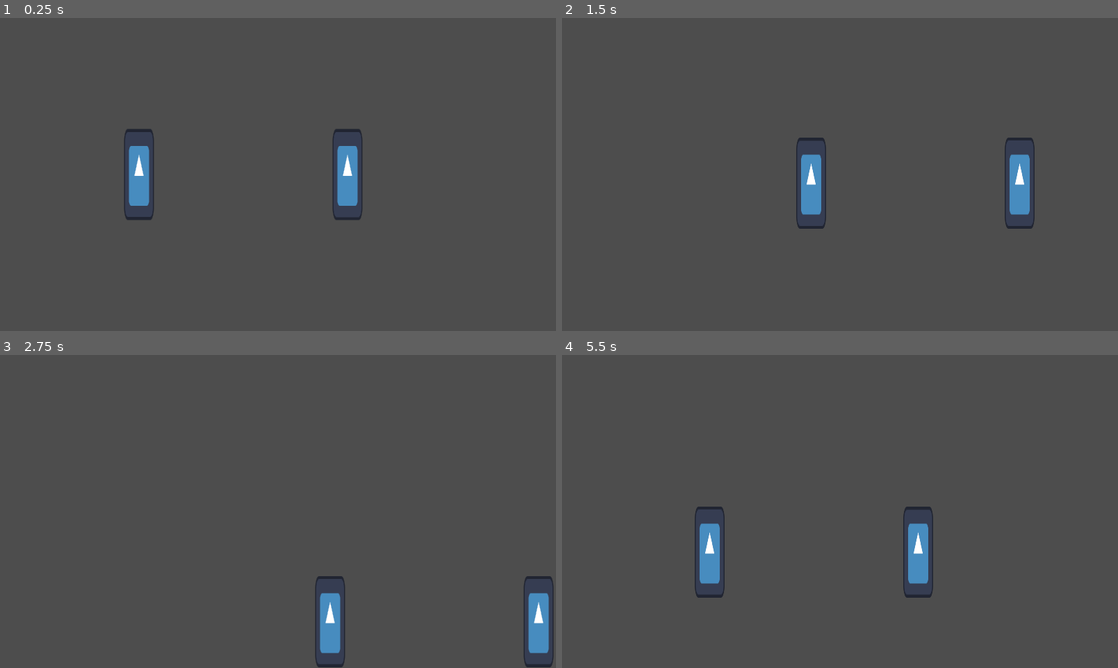
Above: before the commit, frames 1-4 (two rows, left to right).
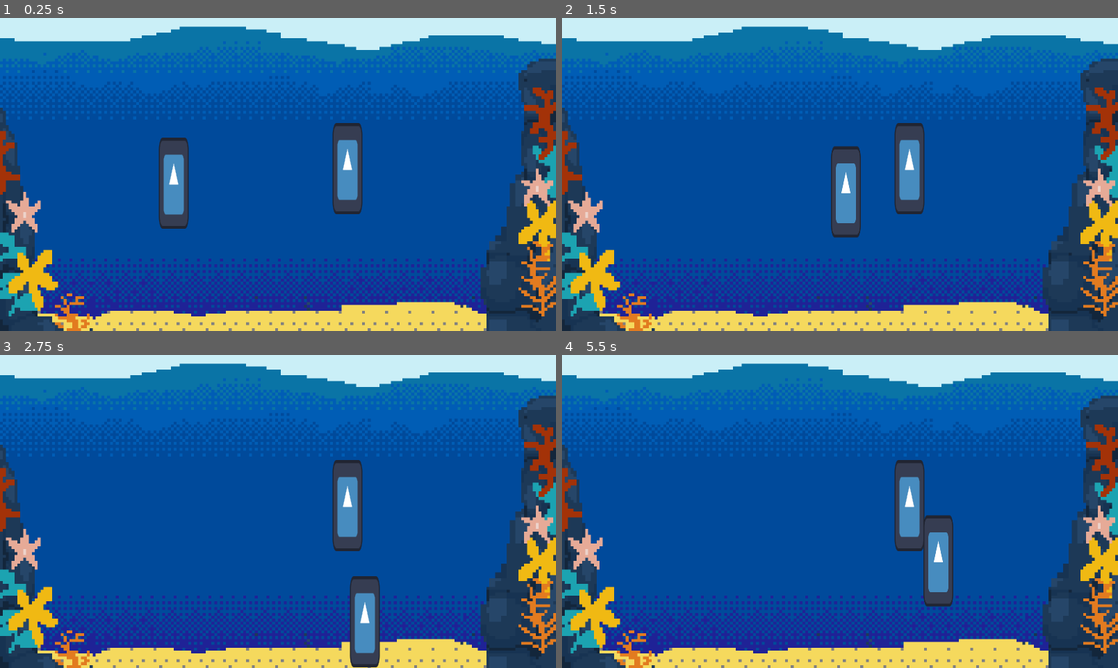
Above: after the commit, the same moments.

Repository: qvorr/fih
Game: Godot game, scene res://FightModeScene.tscn
Two runs of this game, one before a commit and one after it. Both use one fixed random seed, a clock stepped at 60 frames per second and the inputs below. The engine's default icon, where the game draws it, is replaced by a stand-in: a white triangle on a blue panel in a dark square.
Inputs:
- Up to frame 1 (0.25 s): no input
- Up to frame 2 (1.5 s): tap Enter at 0.5 s; hold D (move_right) 0.53-1.28 s; tap I (attack_high) at 0.6 s; hold S (move_down) from 1.28 s (still down); tap M (attack_low) at 1.35 s
- Up to frame 3 (2.75 s): release S (move_down) at 2.03 s; hold D (move_right) from 2.03 s (still down); tap K (attack_mid) at 2.1 s
- Up to frame 4 (5.5 s): release D (move_right) at 2.78 s; hold W (move_up) 2.78-3.53 s; tap one key every 0.75 s from 2.85 s: I (attack_high) M (attack_low) K (attack_mid) I (attack_high); hold A (move_left) 3.53-5.03 s; hold S (move_down) from 5.03 s (still down)

The runs differ from the first frame. In frame 1, 98% of the frame differs, in the area x 0-100%, y 0-100%; in frame 2, 99%; in frame 3, 99%; in frame 4, 99%.

Commit message:
combat turing complete

Diff:
--- a/FightModeScene.tscn
+++ b/FightModeScene.tscn
@@ -1,13 +1,70 @@
 [gd_scene format=3 uid="uid://4pqund3nukl7"]
 
 [ext_resource type="PackedScene" uid="uid://ckudr8chj1kgo" path="res://player.tscn" id="1_rnk63"]
-[ext_resource type="Script" uid="uid://bss4mgihbqfdc" path="res://scripts/HealthAndTakeDamage.gd" id="2_y37ji"]
+[ext_resource type="Texture2D" uid="uid://2v85225wdns5" path="res://assets/scene 2/0-sky.png" id="3_iunqc"]
+[ext_resource type="Texture2D" uid="uid://ctgpggsfb8lnr" path="res://assets/scene 2/1-water.png" id="4_fcmcs"]
+[ext_resource type="Texture2D" uid="uid://b1quwudqaffqx" path="res://assets/scene 2/2-water.png" id="5_g1de4"]
+[ext_resource type="Texture2D" uid="uid://c6oa2oxy7v7da" path="res://assets/scene 2/3-water.png" id="6_f0som"]
+[ext_resource type="Texture2D" uid="uid://chufacelh6r20" path="res://assets/scene 2/4-water.png" id="7_c3ulk"]
+[ext_resource type="Texture2D" uid="uid://dl31m84alvmok" path="res://assets/scene 2/5-water.png" id="8_wusjp"]
+[ext_resource type="Texture2D" uid="uid://cis3eu4ttmo6s" path="res://assets/scene 2/6-sand.png" id="9_sie7l"]
+[ext_resource type="Texture2D" uid="uid://d0ip7s6lmh3ef" path="res://assets/scene 2/7-rockR.png" id="10_nlbng"]
+[ext_resource type="Texture2D" uid="uid://banmqi8awsiof" path="res://assets/scene 2/8-coralR.png" id="11_komj2"]
+[ext_resource type="Texture2D" uid="uid://dn4ch7ssfl4a" path="res://assets/scene 2/9-rockL.png" id="12_louek"]
+[ext_resource type="Texture2D" uid="uid://dffcbn7n876d2" path="res://assets/scene 2/10-coralL.png" id="13_dd2gj"]
 
 [node name="FightModeScene" type="Node2D" unique_id=1821662636]
 
+[node name="Background" type="Node2D" parent="." unique_id=688010536]
+position = Vector2(96, 54)
+metadata/_edit_group_ = true
+
+[node name="0 - sky" type="Sprite2D" parent="Background" unique_id=746907427]
+texture = ExtResource("3_iunqc")
+
+[node name="1 - water" type="Sprite2D" parent="Background" unique_id=530456129]
+texture = ExtResource("4_fcmcs")
+
+[node name="2 - water" type="Sprite2D" parent="Background" unique_id=1000651512]
+texture = ExtResource("5_g1de4")
+
+[node name="3 - water" type="Sprite2D" parent="Background" unique_id=1270559185]
+texture = ExtResource("6_f0som")
+
+[node name="4 - water" type="Sprite2D" parent="Background" unique_id=95030920]
+texture = ExtResource("7_c3ulk")
+
+[node name="5 - water" type="Sprite2D" parent="Background" unique_id=504122404]
+texture = ExtResource("8_wusjp")
+
+[node name="6 - water" type="Sprite2D" parent="Background" unique_id=9994490]
+texture = ExtResource("9_sie7l")
+
+[node name="7 - water" type="Sprite2D" parent="Background" unique_id=684527046]
+texture = ExtResource("10_nlbng")
+
+[node name="8 - water" type="Sprite2D" parent="Background" unique_id=81289905]
+texture = ExtResource("11_komj2")
+
+[node name="9 - water" type="Sprite2D" parent="Background" unique_id=1900793361]
+texture = ExtResource("12_louek")
+
+[node name="10 - water" type="Sprite2D" parent="Background" unique_id=259091982]
+texture = ExtResource("13_dd2gj")
+
 [node name="Player" parent="." unique_id=1404003345 instance=ExtResource("1_rnk63")]
-position = Vector2(48, 54)
+position = Vector2(120, 52)
+metadata/_edit_group_ = true
+
+[node name="Katana" parent="Player" index="2" unique_id=192307028]
+script = null
+
+[node name="Movement" parent="Player" index="3" unique_id=605833367]
+script = null
 
 [node name="Enemy" parent="." unique_id=892226742 instance=ExtResource("1_rnk63")]
-position = Vector2(120, 54)
-script = ExtResource("2_y37ji")
+position = Vector2(60, 57)
+metadata/_edit_group_ = true
+
+[editable path="Player"]
+[editable path="Enemy"]
--- a/FishingScene.tscn
+++ b/FishingScene.tscn
@@ -25,16 +25,16 @@
 "speed": 5.0
 }, {
 "frames": [{
-"duration": 3.0,
+"duration": 0.5,
 "texture": ExtResource("7_tobc7")
 }, {
 "duration": 3.0,
 "texture": ExtResource("8_431q5")
 }, {
-"duration": 3.0,
+"duration": 0.5,
 "texture": ExtResource("9_fdsps")
 }, {
-"duration": 3.0,
+"duration": 6.0,
 "texture": ExtResource("10_iuw0o")
 }],
 "loop": 1,
@@ -52,7 +52,8 @@
 [node name="boat" type="AnimatableBody2D" parent="." unique_id=60449869]
 position = Vector2(90, 53)
 script = ExtResource("2_3qtlo")
-step_time = 2.0
+distance = 1.1
+step_time = 0.8
 
 [node name="BoatCollider" type="CollisionShape2D" parent="boat" unique_id=1244556774]
 position = Vector2(0, 14.32)
@@ -65,7 +66,7 @@
 offset = Vector2(6, -1)
 
 [node name="Player" type="CharacterBody2D" parent="boat" unique_id=696843904]
-position = Vector2(3, -4)
+position = Vector2(4, -2)
 scale = Vector2(0.5, 0.5)
 metadata/_edit_group_ = true
 
@@ -90,6 +91,7 @@
 sprite_frames = SubResource("SpriteFrames_w2kh6")
 animation = &"fishing_rod"
 autoplay = "fishing_rod"
+frame_progress = 0.8088739
 
 [node name="water" parent="." unique_id=1072951948 instance=ExtResource("5_egw1k")]
 z_index = 6
--- a/player.tscn
+++ b/player.tscn
@@ -66,11 +66,14 @@
 [node name="UnderHitColl" type="CollisionShape2D" parent="Katana/LowHit" unique_id=2132512956]
 position = Vector2(37.499985, 81.63265)
 shape = SubResource("RectangleShape2D_7wp10")
+disabled = true
 
-[node name="Movement" type="Node2D" parent="." unique_id=605833367 node_paths=PackedStringArray("player", "collision_body")]
+[node name="Movement" type="Node2D" parent="." unique_id=605833367]
 script = ExtResource("1_i3pqv")
-player = NodePath("../CollisionShape2D")
-collision_body = NodePath("../CollisionShape2D")
 
 [node name="HealthAndDmgTk" type="Node2D" parent="." unique_id=823205053]
 script = ExtResource("4_hqtel")
+
+[connection signal="body_entered" from="Katana/HighHit" to="HealthAndDmgTk" method="_on_hit_body_entered"]
+[connection signal="body_entered" from="Katana/MidHit" to="HealthAndDmgTk" method="_on_hit_body_entered"]
+[connection signal="body_entered" from="Katana/LowHit" to="HealthAndDmgTk" method="_on_hit_body_entered"]
--- a/project.godot
+++ b/project.godot
@@ -19,8 +19,8 @@
 
 window/size/viewport_width=192
 window/size/viewport_height=108
-window/size/window_width_override=1728
-window/size/window_height_override=972
+window/size/window_width_override=960
+window/size/window_height_override=540
 window/stretch/mode="canvas_items"
 window/stretch/scale_mode="integer"
 
--- a/scripts/HealthAndTakeDamage.gd
+++ b/scripts/HealthAndTakeDamage.gd
@@ -4,12 +4,21 @@
 const DEFAULT_HEALTH_VALUE = 50
 const DAMAGE_ON_HIT = 5
 var health = DEFAULT_HEALTH_VALUE
+@onready var player: CharacterBody2D = get_parent()
 
+
+func take_damage(damageOnHit):
+	health -= damageOnHit
+
+	print('me enemy')
+	print(health)
 
 
 
 
 func _on_hit_body_entered(body: Node2D) -> void:
-	health -= DAMAGE_ON_HIT
-	print(health)
-	pass # Replace with function body.
+	if body == get_parent():
+		return
+	var enemy = body.get_node_or_null("HealthAndDmgTk")
+	enemy.take_damage(DAMAGE_ON_HIT)
+	print(player.name + " health's is " + str(health))
--- a/scripts/KatanaHit.gd
+++ b/scripts/KatanaHit.gd
@@ -42,3 +42,7 @@
 
 func _on_hit_area_entered(area: Area2D) -> void:
 	pass # Replace with function body.
+
+
+func _on_high_hit_area_entered(area: Area2D) -> void:
+	pass # Replace with function body.
--- a/scripts/PlayerMovement.gd
+++ b/scripts/PlayerMovement.gd
@@ -30,5 +30,5 @@
 	player.move_and_slide()
 
 	# keeps the character from moving outside the frame, and accounts for character size
-	var half_size = (player_shape.shape.get_rect().size * player.global_scale) / 2.0
-	player_shape.position = player.position.clamp(half_size, get_viewport_rect().size - half_size)
+	var half_size = (player_shape.shape.get_rect().size * player_shape.global_scale) / 2.0
+	player.position = player.position.clamp(half_size, get_viewport_rect().size - half_size)
--- a/scripts/animate_boat.gd
+++ b/scripts/animate_boat.gd
@@ -1,6 +1,6 @@
 extends AnimatableBody2D
 
-@export var distance := 1.0   # Change to e.g. 50.0 to see it clearly
+@export var distance := 1.0
 @export var step_time := 0.2 * 100 # Seconds per side
 
 func _ready() -> void:
--- a/scripts/water.gd
+++ b/scripts/water.gd
@@ -5,14 +5,15 @@
 @export var water3_speed: float = 1
 @export var water4_speed: float = 1
 @export var foam_speed: float = 1
+@export var all_speed: float = 1
 const DELTA_SPEED = 3
 
 func _ready() -> void:
-	$Water1.autoscroll.x = water1_speed / DELTA_SPEED
-	$Water2.autoscroll.x = water2_speed / DELTA_SPEED
-	$Water3.autoscroll.x = water3_speed / DELTA_SPEED
-	$Water4.autoscroll.x = water4_speed / DELTA_SPEED
-	$Foam.autoscroll.x = foam_speed / DELTA_SPEED
+	$Water1.autoscroll.x = (water1_speed * all_speed) / DELTA_SPEED
+	$Water2.autoscroll.x = (water2_speed * all_speed) / DELTA_SPEED
+	$Water3.autoscroll.x = (water3_speed * all_speed) / DELTA_SPEED
+	$Water4.autoscroll.x = (water4_speed * all_speed) / DELTA_SPEED
+	$Foam.autoscroll.x = (foam_speed * all_speed) / DELTA_SPEED
 
 # Called every frame. 'delta' is the elapsed time since the previous frame.
 func _process(delta: float) -> void:
--- a/water.tscn
+++ b/water.tscn
@@ -13,7 +13,8 @@
 water2_speed = 1.2
 water3_speed = 1.4
 water4_speed = 1.6
-foam_speed = 2.0
+foam_speed = 1.8
+all_speed = 4.0
 metadata/_edit_group_ = true
 
 [node name="Water1" type="Parallax2D" parent="." unique_id=816234766]
Not shown, added: assets/scene 1/fisherman_scene_1_new.png.import
Not shown, added: assets/scene 2/0-sky.png.import
Not shown, added: assets/scene 2/1-water.png.import
Not shown, added: assets/scene 2/10-coralL.png.import
Not shown, added: assets/scene 2/2-water.png.import
Not shown, added: assets/scene 2/3-water.png.import
Not shown, added: assets/scene 2/4-water.png.import
Not shown, added: assets/scene 2/5-water.png.import
Not shown, added: assets/scene 2/6-sand.png.import
Not shown, added: assets/scene 2/7-rockR.png.import
Not shown, added: assets/scene 2/8-coralR.png.import
Not shown, added: assets/scene 2/9-rockL.png.import
(and 7 more such lines)
